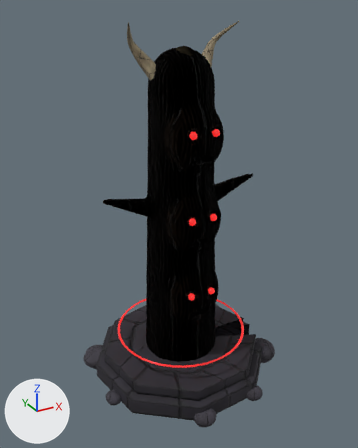
A saved change to the glTF model unity/Kernwacht_Unity/Assets/Kernwacht/Models/tower/totem.glb.
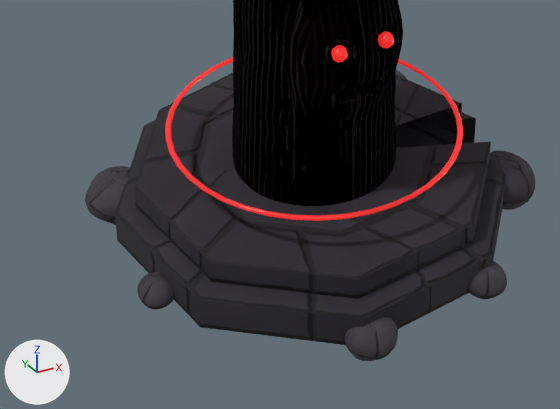
Each version appears first whole from a 50 mm camera at (-0.979, -1.762, 1.623) aimed at (-0.008, 0.003, 0.74), and next in a close-up on the part from 13% to 80% of the width and 61% to 100% of the height. Arrows for +X, +Y and +Z are at lower left; the lights stay in place. The older version's two pictures come first. Vertices at exactly the same position are counted once.

Names of what the first close-up shows: 'Base'.
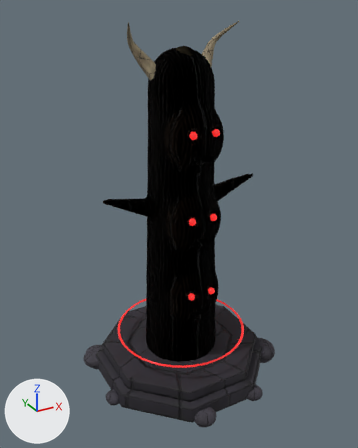
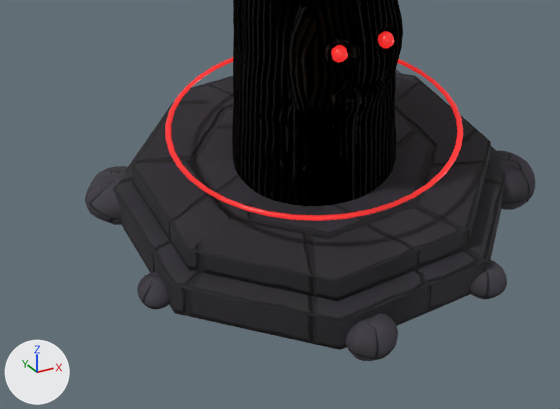
Where the change shows, as pixel boxes (x1, y1, x2, y2) in the close-ups (560 x 409 px; the box of a moved part takes in the faces that stretch with it):
```json
{"part": 1, "of": "me_base", "change": "moved or reshaped", "before": [144, 0, 476, 205], "after": [233, 0, 499, 198]}
{"part": 2, "of": "me_base", "change": "surface changed", "before": [119, 76, 502, 345], "after": [119, 76, 502, 345]}
```

Edits to the scene script, one JSON object a line:
```json
{"block": "me_base", "where": "# used by ob_base; parent = ob_totem; location = (0.0, 0.0, 0.0)"}
{"op": "remove", "block": "me_base", "code": "me_base.from_pydata(...)  # 4599 vertices, 9120 faces; spans x -0.44..0.45, y -0.45..0.46, z -0.05..1.48"}
{"op": "add", "block": "me_base", "code": "me_base.from_pydata(...)  # 4594 vertices, 9120 faces; spans x -0.44..0.45, y -0.45..0.46, z -0.05..1.48"}
{"block": "me_base", "change": "me_base part 1: 50 vertices moved from x -0.41..0.26, y -0.4..0.42, z -0.05..1.46 to x -0.39..0.26, y -0.39..0.39, z -0.05..1.46; 194 vertices removed from x -0.36..0.42, y -0.2..0.42, z -0.05..1.48; 189 vertices added at x -0.18..0.39, y -0.19..0.39, z -0.03..1.48"}
{"block": "me_base", "change": "me_base part 2: 58 kept faces spanning x -0.39..0.39, y -0.39..0.39, z 0.0..1.45 get new texture (UV) coordinates"}
```
